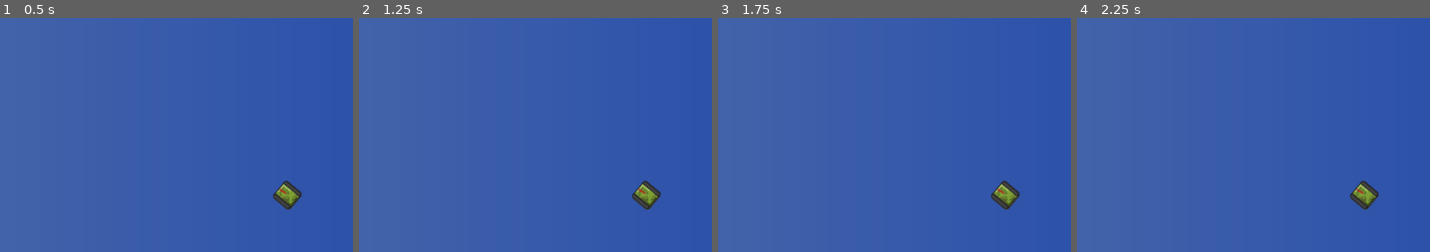
Above: before the commit, frames 1-4 (left to right).
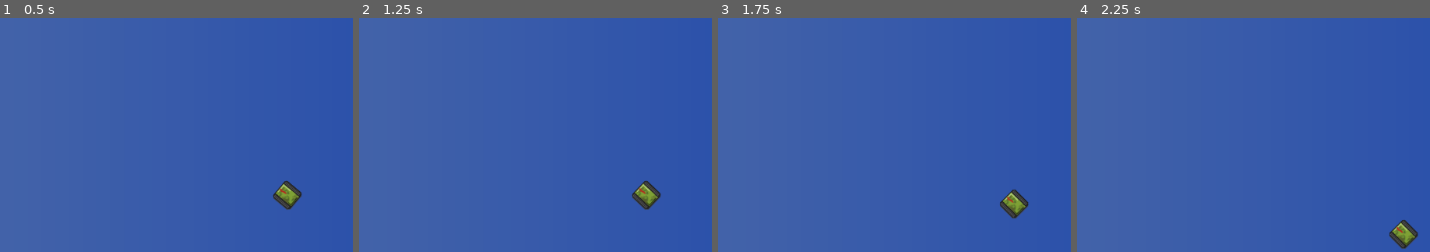
Above: after the commit, the same moments.

Repository: jellosubmarine/2DNavigationStudy
Game: Godot game, scene res://Scenes/Main.tscn
Two runs of this game, one before a commit and one after it. Both use one fixed random seed, a clock stepped at 60 frames per second and the inputs below.
Inputs:
- Up to frame 1 (0.5 s): no input
- Up to frame 2 (1.25 s): tap Enter at 0.5 s; hold D (right) from 0.53 s (still down)
- Up to frame 3 (1.75 s): tap Space at 1.25 s; release D (right) at 1.28 s; hold S (backward) from 1.28 s (still down)
- Up to frame 4 (2.25 s): release S (backward) at 2.03 s; hold D (right) from 2.03 s (still down)
The pictures show only the part of the screen within x 50-100%, y 50-100%; the shares and areas given below are measured in that part.

Frame 1 is identical in both runs. In frame 2, less than 0.1% of the frame differs, in the area x 77-86%, y 69-83%; in frame 3, 0.9%; in frame 4, 1.3%, in the area x 77-97%, y 69-99%.

Commit message:
Some reasonable friction, turning is too slow

Diff:
--- a/Scripts/PathSth.gd
+++ /dev/null
@@ -1,8 +0,0 @@
-extends Path2D
-
-func _process(delta):
-	var l = Line2D.new()
-	l.default_color = Color(1,1,1,1)
-	l.width = 20
-	for point in curve.get_baked_points():
-		l.add_point(point + position)
--- a/Scripts/UGV.gd
+++ b/Scripts/UGV.gd
@@ -3,61 +3,64 @@
 # Constants
 const TRACK_DIST_FROM_CENTER = 11 #px
 const WHEEL_RADIUS = 1 # unknown
-const MAX_FORCE = 100000
 const PX2METER = 0.1 #1 pixel is 10cm
-const ENGINE_BRAKE_COEFF = 10000
 const MAX_LIN_SPEED = 3/PX2METER #m/s
 const MAX_ANG_SPEED = 2 #rad/s
-const GRAVITY = 9.8
+const GRAVITY = 50
 
 # Internal Classes
-class DriveForces:
-	var left_track_force : float
-	var right_track_force : float
+class State:
+	var l_linear_vel = Vector2()
+	var g_linear_vel = Vector2()
+	var angular_vel = 0.0
+	var mass = 1600
 
 class EnvironmentalForces:
 	var central_force : Vector2
 	var central_torque : float
 
-class Friction extends RigidBody2D:
+class Friction:
 	var friction_x = 0.9
-	var friction_y = 0.1
-	var friction_ang = 0.4
-	func calculateFriction() -> EnvironmentalForces:
+	var friction_y = 0.2
+	var friction_ang = 0.2
+	func calculateFriction(state: State) -> EnvironmentalForces:
 		var env_forces = EnvironmentalForces.new()
-		env_forces.central_force.x = -1*sign(linear_velocity.x)*friction_x*mass*GRAVITY
-		env_forces.central_force.y = -1*sign(linear_velocity.y)*friction_y*mass*GRAVITY
-		env_forces.central_torque = -1*sign(angular_velocity)*friction_ang*mass*GRAVITY*TRACK_DIST_FROM_CENTER
+		env_forces.central_force.x = -1*sign(state.l_linear_vel.x)*friction_x*state.mass*GRAVITY
+		env_forces.central_force.y = -1*sign(state.l_linear_vel.y)*friction_y*state.mass*GRAVITY
+		env_forces.central_torque = -1*sign(state.angular_vel)*friction_ang*state.mass*GRAVITY*TRACK_DIST_FROM_CENTER
 		return env_forces
 
-class EngineBrake:
-	var braking_coefficient : float
+class UGVController:
+	var braking_coefficient : float = 1000
 
-class UGVController:
-	var driveForces : DriveForces
-	var engineBrake : EngineBrake
-	func calculateUGVDynamics() -> DriveForces:
+	func cmd_vel_to_lr(_velocity : Vector2) -> Vector2:
+		#convert cmd_vel to individual track speeds
+		var lr_rpm = Vector2()
+		var lin_vel = _velocity.x
+		var ang_vel = _velocity.y
+		lr_rpm.x = (lin_vel - ang_vel*TRACK_DIST_FROM_CENTER*PX2METER)
+		lr_rpm.y = (lin_vel + ang_vel*TRACK_DIST_FROM_CENTER*PX2METER)
+		return lr_rpm
 
-		return driveForces
-
+	func calculateUGVDynamics(target_velocity, state: State) -> Vector2:
+		var target_track_velocities =  cmd_vel_to_lr(target_velocity)
+#		print(local_linear_velocity)
+		var current_track_velocities = cmd_vel_to_lr(Vector2(state.l_linear_vel.y, state.angular_vel))
+		print(state.l_linear_vel)
+		var track_forces = Vector2()
+		if (target_velocity.length() == 0):
+			#engine brake
+			track_forces.x = -1*current_track_velocities.x*braking_coefficient
+			track_forces.y = -1*current_track_velocities.y*braking_coefficient
+		else:
+			track_forces.x = target_track_velocities.x * 5000
+			track_forces.y = target_track_velocities.y * 5000
+		return track_forces
 
 # Class variables
 var target_velocity = Vector2()
 var frictionForces : Friction
 var ugv_controller : UGVController
-
-func velocity_blender():
-	pass
-
-func cmd_vel_to_lr(_velocity : Vector2) -> Vector2:
-		#convert cmd_vel to individual track speeds
-		var lr_rpm = Vector2()
-		var lin_vel = _velocity.x
-		var ang_vel = _velocity.y
-		lr_rpm.x = (lin_vel - ang_vel*TRACK_DIST_FROM_CENTER*PX2METER)/WHEEL_RADIUS
-		lr_rpm.y = (lin_vel + ang_vel*TRACK_DIST_FROM_CENTER*PX2METER)/WHEEL_RADIUS
-		return lr_rpm
-
 
 func add_force_local(pos: Vector2, force: Vector2):
 	var pos_local = self.transform.basis_xform(pos)
@@ -65,6 +68,7 @@
 	self.add_force(pos_local, force_local)
 
 func get_input():
+	target_velocity = Vector2()
 	if Input.is_action_pressed("forward"):
 		target_velocity.x = MAX_LIN_SPEED
 	if Input.is_action_pressed("backward"):
@@ -76,21 +80,23 @@
 
 func _ready():
 	ugv_controller = UGVController.new()
-	ugv_controller.driveForces = DriveForces.new()
 	frictionForces = Friction.new()
-	ugv_controller.engineBrake = EngineBrake.new()
-	ugv_controller.engineBrake.braking_coefficient = 1000
 
 func _process(delta):
 	get_input()
 
 func _physics_process(delta):
+	var state = State.new()
+	state.g_linear_vel = linear_velocity
+	state.l_linear_vel = -transform.basis_xform_inv(linear_velocity)
+	state.angular_vel = angular_velocity
 	# Zero current forces
 	applied_force = Vector2()
 	applied_torque = 0
 	# Calculate current forces
-	var friction_forces = frictionForces.calculateFriction()
-	add_force(Vector2(), friction_forces.central_force)
+	var friction_forces = frictionForces.calculateFriction(state)
+	add_force_local(Vector2(), friction_forces.central_force)
 	add_torque(friction_forces.central_torque)
-#	add_force_local(Vector2(-right_track_distance,0), Vector2(0,track_forces.x)) #left
-#	add_force_local(Vector2(right_track_distance,0), Vector2(0,track_forces.y)) #right
+	var track_forces = ugv_controller.calculateUGVDynamics(target_velocity, state)
+	add_force_local(Vector2(-TRACK_DIST_FROM_CENTER,0), Vector2(0,track_forces.x)) #left
+	add_force_local(Vector2(TRACK_DIST_FROM_CENTER,0), Vector2(0,track_forces.y)) #right
